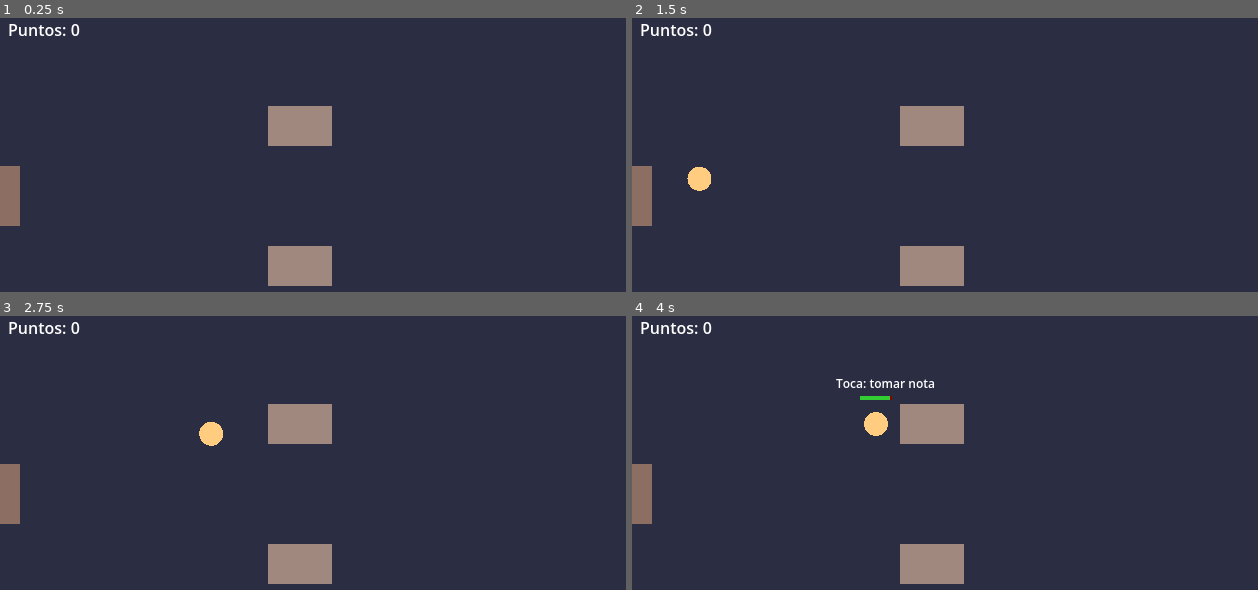
Above: before the commit, frames 1-4 (two rows, left to right).
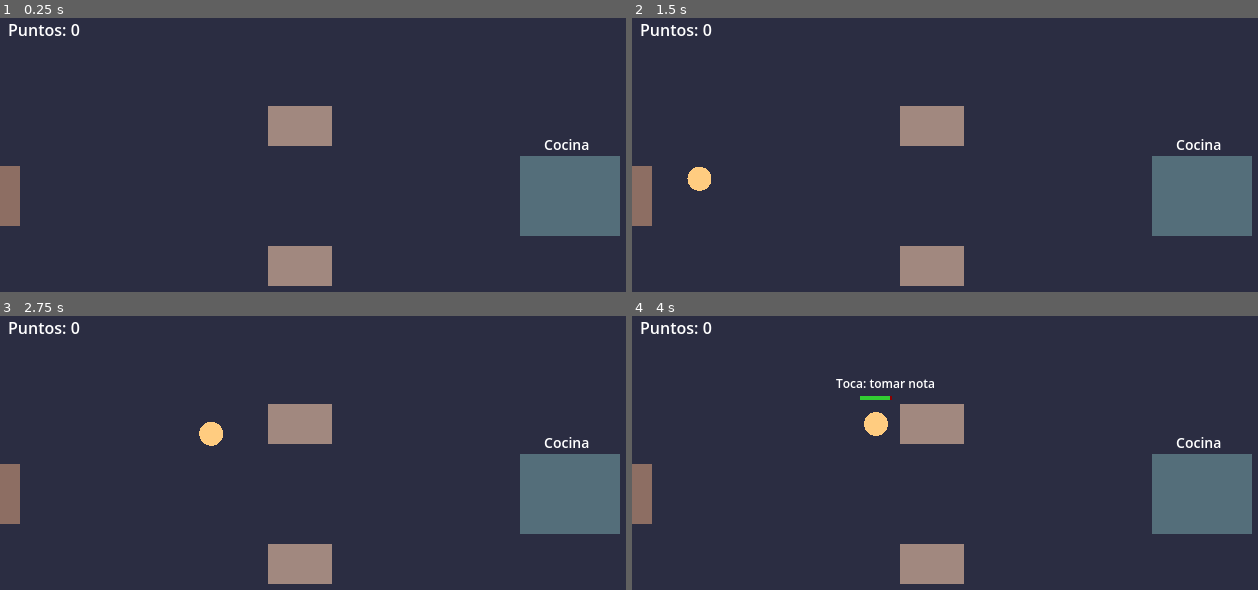
Above: after the commit, the same moments.

Repository: vara-17/MedievalDash
Game: Godot game, scene res://node_2d.tscn
Same seed, same stepped clock (60 frames per second), same inputs: the game is played once before the commit and once after it.
Inputs (mouse positions are in pixels of both pictures, inside the frame that each line leads up to):
- Up to frame 1 (0.25 s): no input
- Up to frame 2 (1.5 s): tap Enter at 0.5 s; move the mouse to (1095, 176) at 0.52 s; click (1095, 176) at 0.67 s; move the mouse to (826, 215) at 1.27 s; click (826, 215) at 1.42 s
- Up to frame 3 (2.75 s): move the mouse to (381, 414) at 2.02 s; click (381, 414) at 2.17 s
- Up to frame 4 (4 s): move the mouse to (919, 565) at 2.77 s; click (919, 565) at 2.92 s; tap Space at 3.5 s; move the mouse to (1145, 548) at 3.52 s; click (1145, 548) at 3.67 s

The runs differ from the first frame. In frame 1, 4.8% of the frame differs, in the area x 83-100%, y 44-80%; in frame 2, 4.8%; in frame 3, 4.8%; in frame 4, 4.8%.

Commit message:
Cocina: pedido, cocinado, recoger plato, servir y cobrar

Diff:
--- a/node_2d.gd
+++ b/node_2d.gd
@@ -1,25 +1,35 @@
 extends Node2D
 
-enum State { WALKING, SEATED, ORDERED }
+enum State { WALKING, SEATED, ORDERED, EATING, PAYING }
 
 class Customer:
 	var pos: Vector2
 	var table_index: int
 	var state: int = State.WALKING
 	var patience: float = 20.0
+	var eat_timer: float = 0.0
 
 const TABLE_SIZE := Vector2(64, 40)
 const CUSTOMER_SPEED := 120.0
 const DOOR_POS := Vector2(10, 180)
 const MAX_PATIENCE := 20.0
+const COOK_TIME := 4.0
+const EAT_TIME := 3.0
+const KITCHEN_RECT := Rect2(520, 140, 100, 80)
 
 var tables: Array[Vector2] = [Vector2(300, 110), Vector2(300, 250)]
 var customer: Customer = null
 var spawn_timer: float = 1.0
 var score: int = 0
 
+var cooking: bool = false
+var cook_timer: float = 0.0
+var dish_ready: bool = false
+var carrying: bool = false
+
 
 func _process(delta: float) -> void:
+	_update_kitchen(delta)
 	if customer == null:
 		spawn_timer -= delta
 		if spawn_timer <= 0.0:
@@ -27,6 +37,14 @@
 	else:
 		_update_customer(delta)
 	queue_redraw()
+
+
+func _update_kitchen(delta: float) -> void:
+	if cooking:
+		cook_timer -= delta
+		if cook_timer <= 0.0:
+			cooking = false
+			dish_ready = true
 
 
 func _spawn_customer() -> void:
@@ -40,34 +58,75 @@
 
 
 func _update_customer(delta: float) -> void:
-	if customer.state == State.WALKING:
-		customer.pos = customer.pos.move_toward(_seat_position(), CUSTOMER_SPEED * delta)
-		if customer.pos.is_equal_approx(_seat_position()):
-			customer.state = State.SEATED
-	else:
-		customer.patience -= delta
-		if customer.patience <= 0.0:
-			_customer_leaves(false)
+	match customer.state:
+		State.WALKING:
+			customer.pos = customer.pos.move_toward(_seat_position(), CUSTOMER_SPEED * delta)
+			if customer.pos.is_equal_approx(_seat_position()):
+				customer.state = State.SEATED
+		State.SEATED, State.ORDERED, State.PAYING:
+			customer.patience -= delta
+			if customer.patience <= 0.0:
+				_customer_leaves(false)
+		State.EATING:
+			customer.eat_timer -= delta
+			if customer.eat_timer <= 0.0:
+				customer.state = State.PAYING
+				customer.patience = MAX_PATIENCE
 
 
 func _customer_leaves(paid: bool) -> void:
 	if paid:
 		score += 10
+	else:
+		cooking = false
+		dish_ready = false
+		carrying = false
 	customer = null
 	spawn_timer = 2.0
 
 
 func _input(event: InputEvent) -> void:
-	if customer == null:
+	if not (event is InputEventMouseButton and event.pressed):
 		return
-	if event is InputEventMouseButton and event.pressed:
-		if event.position.distance_to(customer.pos) > 28.0:
-			return
-		if customer.state == State.SEATED:
+	var p: Vector2 = event.position
+	# Recoger plato de la cocina
+	if KITCHEN_RECT.has_point(p):
+		if dish_ready and not carrying:
+			dish_ready = false
+			carrying = true
+		return
+	if customer == null or p.distance_to(customer.pos) > 28.0:
+		return
+	match customer.state:
+		State.SEATED:
 			customer.state = State.ORDERED
 			customer.patience = MAX_PATIENCE
-		elif customer.state == State.ORDERED:
+			cooking = true
+			cook_timer = COOK_TIME
+		State.ORDERED:
+			if carrying:
+				carrying = false
+				customer.state = State.EATING
+				customer.eat_timer = EAT_TIME
+		State.PAYING:
 			_customer_leaves(true)
+
+
+func _hint_text() -> String:
+	match customer.state:
+		State.SEATED:
+			return "Toca: tomar nota"
+		State.ORDERED:
+			if carrying:
+				return "Toca: servir"
+			if dish_ready:
+				return "Recoge el plato"
+			return "Cocinando..."
+		State.EATING:
+			return "Comiendo..."
+		State.PAYING:
+			return "Toca: cobrar"
+	return ""
 
 
 func _draw() -> void:
@@ -76,13 +135,27 @@
 	draw_rect(Rect2(0, 150, 20, 60), Color("8d6e63"))
 	for t in tables:
 		draw_rect(Rect2(t - TABLE_SIZE / 2.0, TABLE_SIZE), Color("a1887f"))
+	# Cocina
+	draw_rect(KITCHEN_RECT, Color("546e7a"))
+	draw_string(font, KITCHEN_RECT.position + Vector2(24, -6), "Cocina", HORIZONTAL_ALIGNMENT_LEFT, -1, 14)
+	if cooking:
+		var cook_ratio := 1.0 - cook_timer / COOK_TIME
+		draw_rect(Rect2(KITCHEN_RECT.position + Vector2(10, 60), Vector2(80, 8)), Color.DIM_GRAY)
+		draw_rect(Rect2(KITCHEN_RECT.position + Vector2(10, 60), Vector2(80.0 * cook_ratio, 8)), Color.ORANGE)
+	if dish_ready:
+		draw_circle(KITCHEN_RECT.position + Vector2(50, 30), 16.0, Color.WHITE)
+	# Cliente
 	if customer != null:
 		draw_circle(customer.pos, 12.0, Color("ffcc80"))
 		if customer.state != State.WALKING:
-			var ratio := customer.patience / MAX_PATIENCE
-			var bar_pos := customer.pos + Vector2(-16, -28)
-			draw_rect(Rect2(bar_pos, Vector2(32, 4)), Color.DARK_RED)
-			draw_rect(Rect2(bar_pos, Vector2(32.0 * ratio, 4)), Color.LIME_GREEN)
-			var hint := "Toca: tomar nota" if customer.state == State.SEATED else "Toca: servir"
-			draw_string(font, customer.pos + Vector2(-40, -36), hint, HORIZONTAL_ALIGNMENT_LEFT, -1, 12)
+			if customer.state != State.EATING:
+				var ratio := customer.patience / MAX_PATIENCE
+				var bar_pos := customer.pos + Vector2(-16, -28)
+				draw_rect(Rect2(bar_pos, Vector2(32, 4)), Color.DARK_RED)
+				draw_rect(Rect2(bar_pos, Vector2(32.0 * ratio, 4)), Color.LIME_GREEN)
+			draw_string(font, customer.pos + Vector2(-40, -36), _hint_text(), HORIZONTAL_ALIGNMENT_LEFT, -1, 12)
+	# HUD
 	draw_string(font, Vector2(8, 20), "Puntos: %d" % score, HORIZONTAL_ALIGNMENT_LEFT, -1, 16)
+	if carrying:
+		draw_circle(Vector2(610, 24), 12.0, Color.WHITE)
+		draw_string(font, Vector2(500, 28), "Llevas un plato", HORIZONTAL_ALIGNMENT_LEFT, -1, 12)
